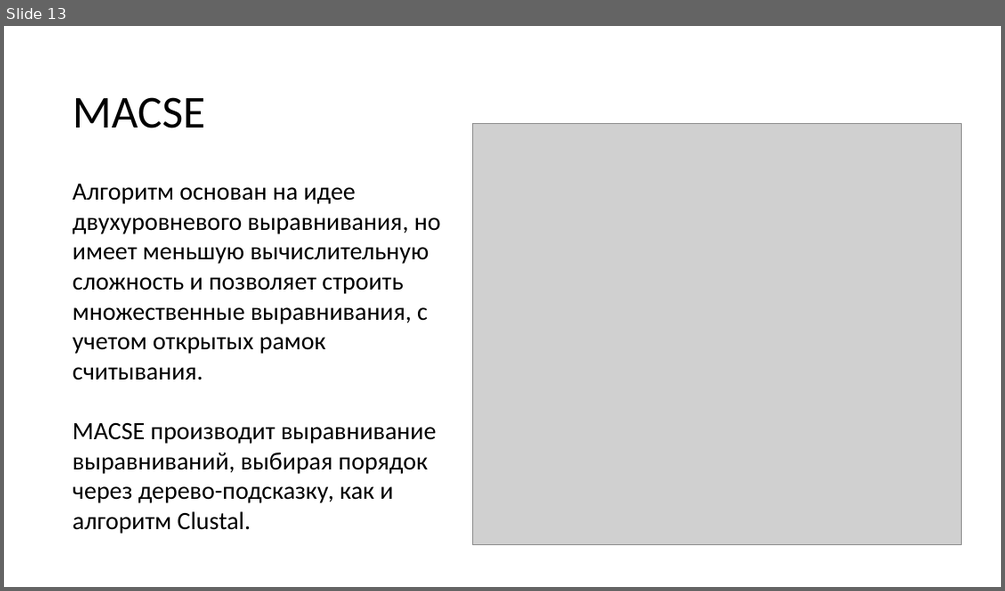
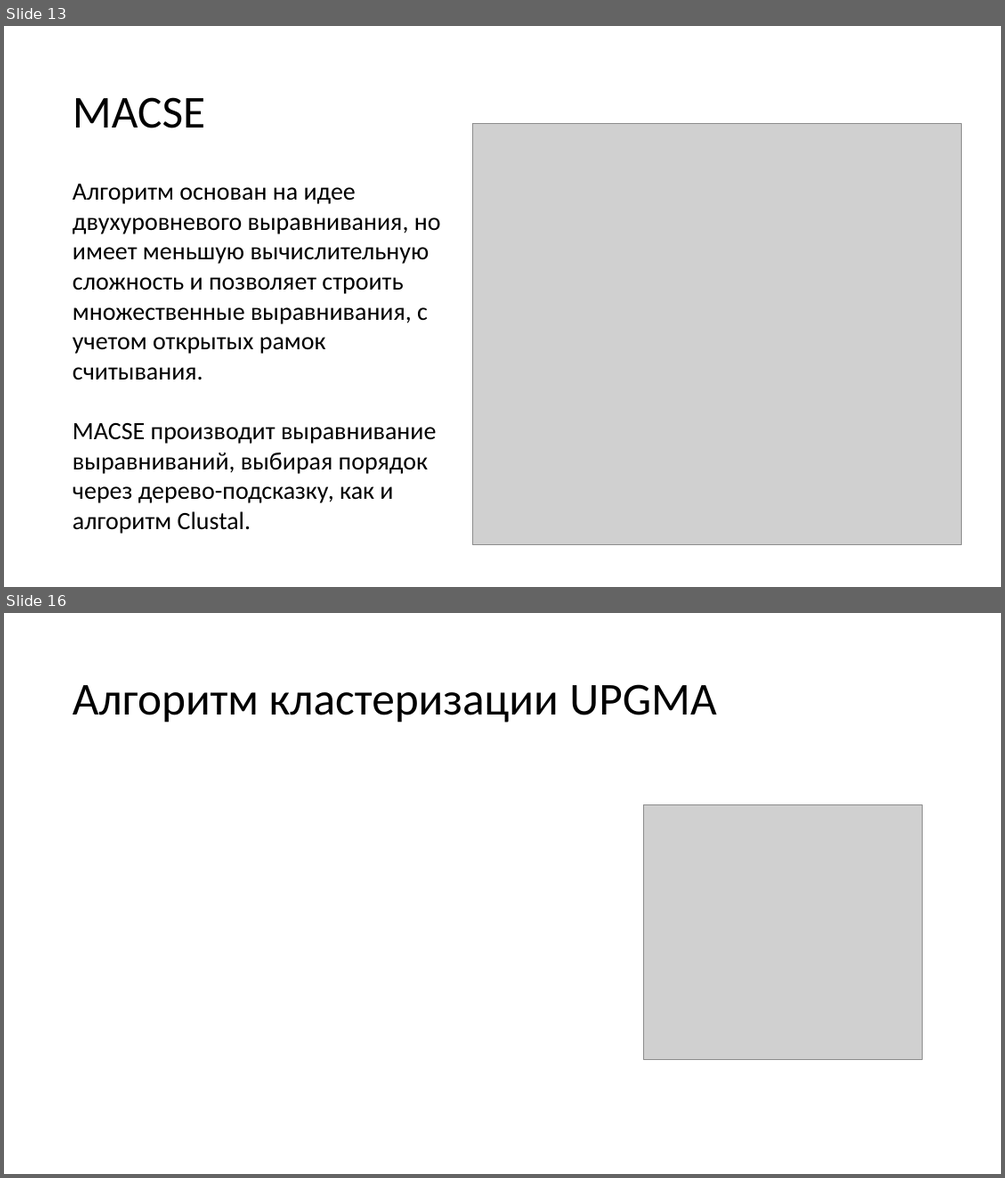
Before and after one commit to BioInfoTools/MACSE, a slide deck: Documentation/presentation/presentation.pptx. Shown one above the other, each under a label of ours: slide 13 before the commit, slides 13 and 16 after it; the slides between them are not shown. The pictures are 1005x591 and 1005x1178 pixels, drawn with LibreOffice and Linux fonts; fonts in the diff are those of the drawing; grey boxes stand for pictures. Boxes give left, top, right and bottom in pixels: in the first picture for what was removed or moved away, otherwise in the second. Text is boxed around its words. In the diff, an @@ line names an element or a change of style, - is before the commit and + after.

```diff
--- a/Documentation/presentation/presentation.pptx
+++ b/Documentation/presentation/presentation.pptx
@@ slide 16 added at (4, 613, 1001, 1174), background #FFFFFF @@
@@ title added at (73, 684, 716, 722), 44 pt, text #000000 @@
+Алгоритм кластеризации UPGMA
@@ picture added at (644, 805, 922, 1060) @@
```
Also in this commit, not shown: 2 slides changed, 4 other slides added, 1 slide removed, 2 other files.
